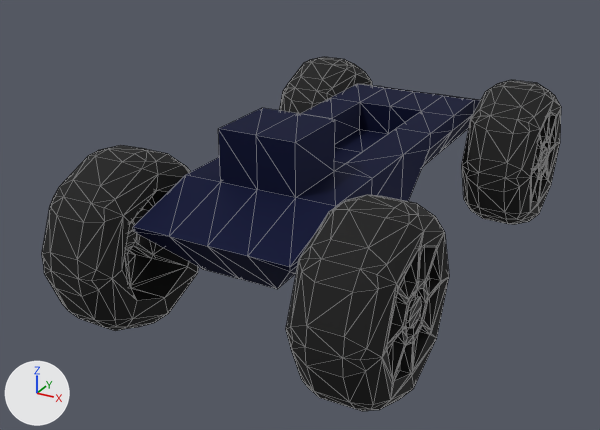
An edit to the glTF model assets/basic_buggy.glb, drawn before and after from the same camera.
Camera for both pictures: a camera (50 mm lens) standing at (2.47, -5.17, 2.81) and looking at (-0.22, -0.29, 0.37). Lighting does not change. The marker at lower left points along +X, +Y and +Z. Mesh edges are drawn as thin lines. Where no turn or scale is listed for an object, it has been applied to the vertices. Vertices at the same position are counted once.

Names of what the first picture shows: 'chassis', 'front_left_wheel', 'front_right_wheel', 'rear_left_wheel', 'rear_right_wheel'.
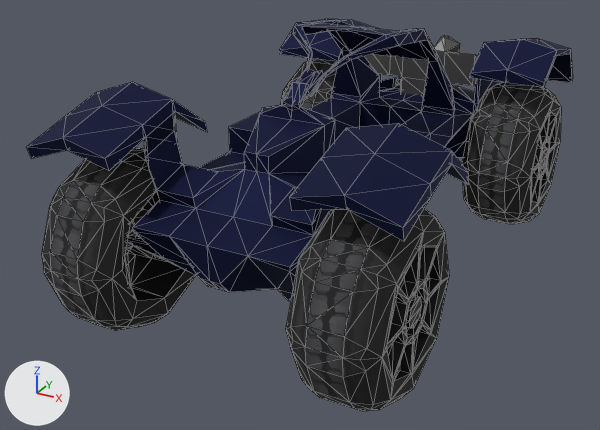
Commit message: Improve buggy model

Patch to the scene script:
```diff
--- a/assets/basic_buggy.glb.py
+++ b/assets/basic_buggy.glb.py
@@ img_tyretexture @@
+img_tyretexture = load_image('tyretexture', '_unpacked/tyretexture', 1024, 1024, 'sRGB')
@@ mat_tyre @@
 mat_tyre = principled_material('Tyre')
-mat_tyre.base_color = (0.00364, 0.00364, 0.00364)  # black #0c0c0c
-mat_tyre.roughness = 0.875
+mat_tyre.texture = img_tyretexture
+mat_tyre.roughness = 0.925
@@ mat_engine @@
+mat_engine = principled_material('Engine')
+mat_engine.base_color = (0.138, 0.138, 0.138)  # dark grey #686868
+mat_engine.metallic = 0.625
+mat_engine.roughness = 0.467
@@ me_cube_002 @@
 me_cube_002.from_pydata(...)  # 264 vertices, 556 faces; spans x -0.364..0.186, y -0.594..0.589, z -0.594..0.594
 # used by ob_rear_left_wheel; location = (0.951, 1.414, 0.504)
+# me_cube_002 part 1: 532 kept faces spanning x -0.364..0.186, y -0.594..0.589, z -0.594..0.594 get new texture (UV) coordinates
 me_cube_002.materials.append(mat_tyre)
@@ me_chassis_1 @@
+me_chassis_1.from_pydata(...)  # 472 vertices, 948 faces; spans x -1.19..1.19, y -1.86..2.1, z 0.31..1.7
+# faces by material slot: [830, 118]
+me_chassis_1.materials.append(mat_chassis)  # dark blue #1d2247
+me_chassis_1.materials.append(mat_engine)  # dark grey #686868
@@ ob_chassis @@
-ob_chassis = bpy.data.objects.new('chassis', me_chassis)
-ob_chassis.location = (0.0, 0.0, 0.0)
@@ ob_chassis_1 @@
+ob_chassis_1 = bpy.data.objects.new('Chassis', me_chassis_1)
+ob_chassis_1.location = (0.0, 0.0, 0.0)
```

Changed parts and their boxes (x1, y1, x2, y2) in the pictures (600 x 430 px):
'Chassis', added (blue): after (27, 19, 573, 301)
    faces in mat_chassis (dark blue #1d2247): (27, 19, 573, 301)
    faces in mat_engine (dark grey #686868): (365, 35, 478, 96)
'chassis', deleted (blue): before (133, 84, 481, 289)
'front_left_wheel', surface changed (black to grey): (291, 195, 431, 406) in both
'front_right_wheel', surface changed (black to grey): (43, 145, 199, 330) in both
'rear_left_wheel', surface changed: (462, 80, 561, 224) in both
part 1 of me_cube_002, surface changed: (462, 83, 561, 224) in both
